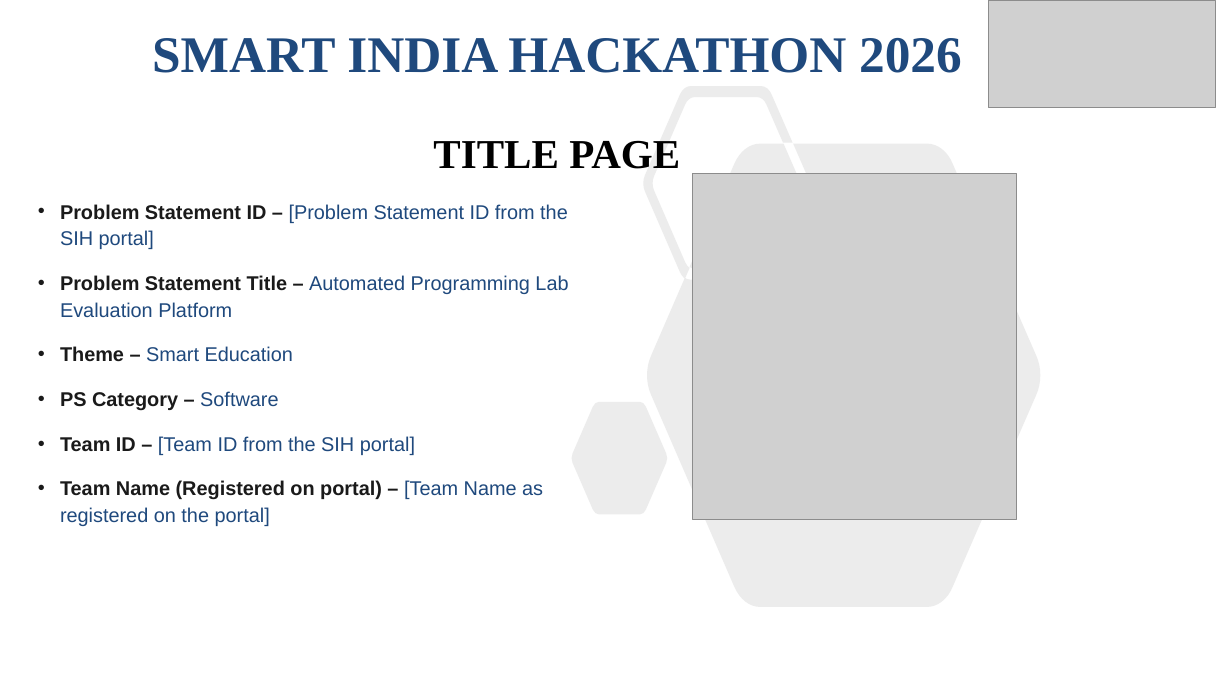
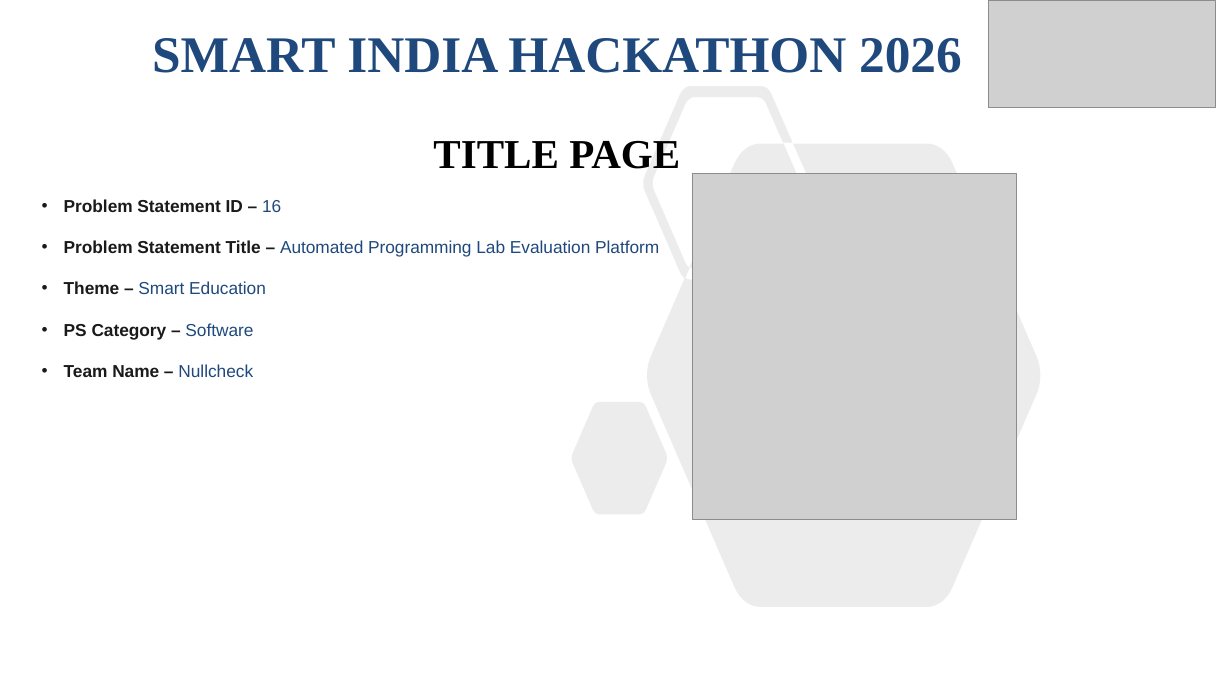
Before and after one commit to Varshith-06/evalpro, a slide deck: slide 1 of presentation/SIH2026-EvalPro-Idea-Presentation.pptx. Drawn at 1232x693 pixels with LibreOffice and Linux fonts; fonts in the diff are those of the drawing; grey boxes stand for pictures. Boxes give left, top, right and bottom in pixels: in the first picture for what was removed or moved away, otherwise in the second. Text is boxed around its words. In the diff, an @@ line names an element or a change of style, - is before the commit and + after.

```diff
--- a/presentation/SIH2026-EvalPro-Idea-Presentation.pptx
+++ b/presentation/SIH2026-EvalPro-Idea-Presentation.pptx
@@ text at (64,199,281,212): text changed; size 15.5 to 13.5 pt; text colour #1F497D to #1A1A1A; bold on @@
-• Problem Statement ID – [Problem Statement ID from the SIH portal]
+• Problem Statement ID – 16
@@ text at (64,240,659,339): size 15.5 to 13.5 pt in "Problem Statement Title – Automated Programming Lab ...", "Theme – Smart Education", "PS Category – Software" @@
@@ text at (64,364,253,377): text changed; size 15.5 to 13.5 pt; text colour #1F497D to #1A1A1A; bold on @@
-• Team ID – [Team ID from the SIH portal]
-• Team Name (Registered on portal) – [Team Name as registered on the portal]
+• Team Name – Nullcheck
```
Also in this commit, not shown: 5 other slides changed, 1 other file.
